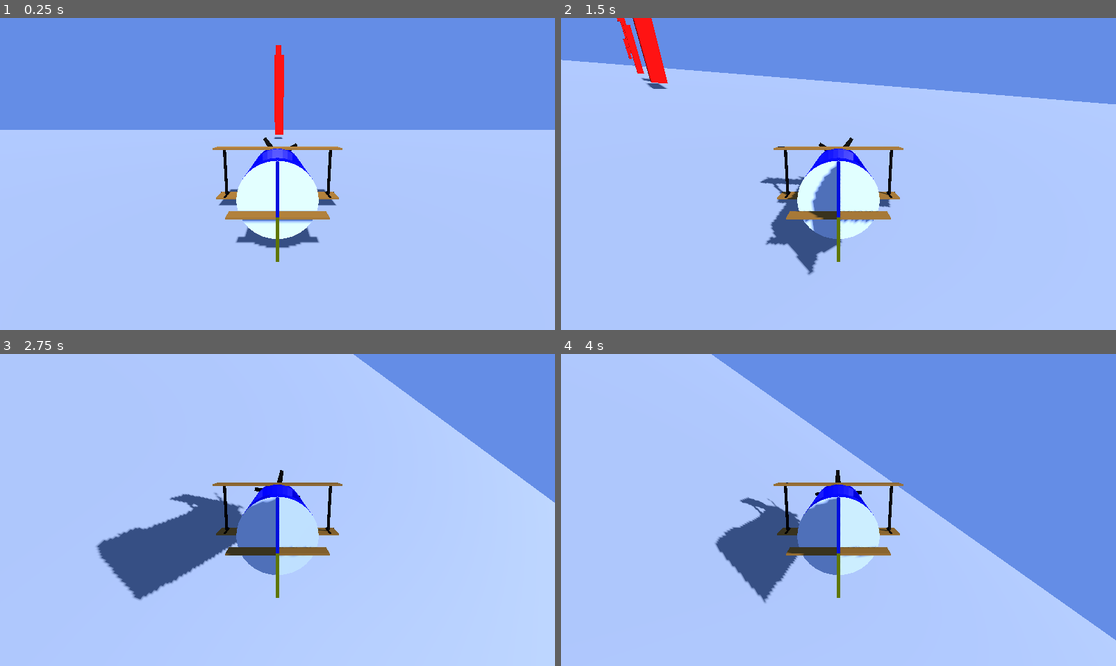
Above: before the commit, frames 1-4 (two rows, left to right).
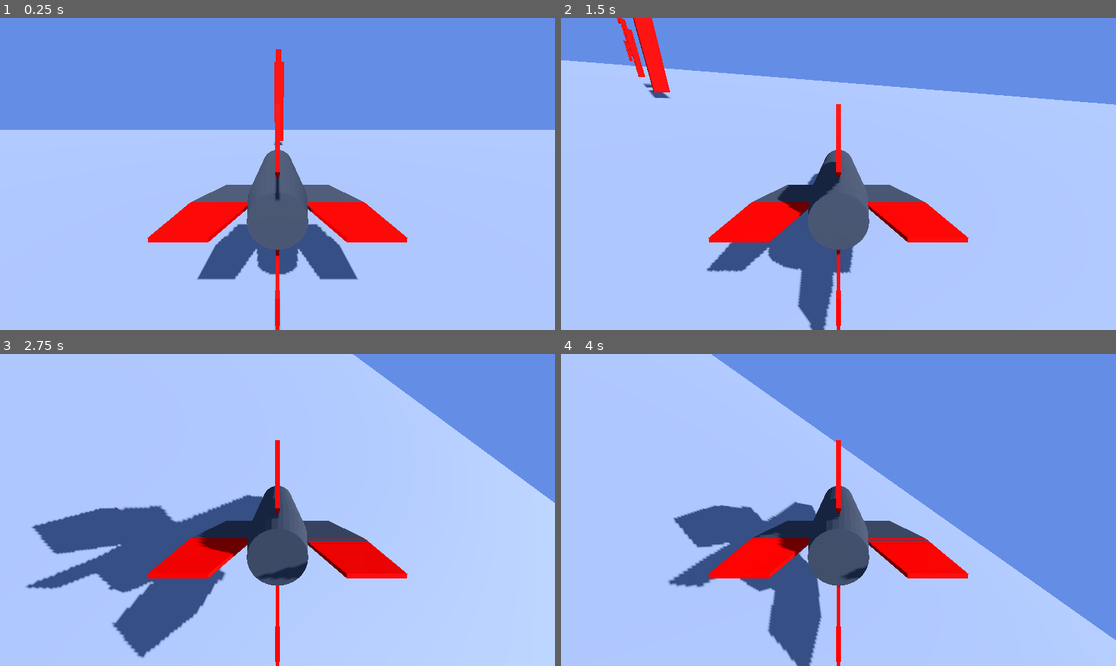
Above: after the commit, the same moments.

Repository: F100cTomas/Flight-Simulator
Game: Godot game, scene res://Scenes/main.tscn
Two runs of this game, one before a commit and one after it. Both use one fixed random seed, a clock stepped at 60 frames per second and the inputs below.
Inputs:
- Up to frame 1 (0.25 s): no input
- Up to frame 2 (1.5 s): hold D (Yaw Right) 0.53-1.28 s; tap E (Roll Clockwise) at 0.6 s; tap Space at 0.77, 1.07 s; tap Q (Roll Counter-Clockwise) at 0.8, 1.35 s; hold W (Pitch Down) from 1.28 s (still down)
- Up to frame 3 (2.75 s): tap Space at 1.52, 1.55, 1.82 s; release W (Pitch Down) at 2.03 s; hold D (Yaw Right) from 2.03 s (still down); hold Space from 2.03 s (still down); tap E (Roll Clockwise) at 2.3 s
- Up to frame 4 (4 s): release D (Yaw Right) at 2.78 s; release Space at 2.78 s; hold S (Pitch Up) 2.78-3.53 s; tap E (Roll Clockwise) at 2.85 s; tap Space at 3.02, 3.32 s; tap Q (Roll Counter-Clockwise) at 3.05, 3.6 s; hold A (Yaw Left) from 3.53 s (still down); hold Space from 3.53 s (still down)

The runs differ from the first frame. In frame 1, 10% of the frame differs, in the area x 26-74%, y 8-100%; in frame 2, 10%; in frame 3, 14%, in the area x 4-100%, y 0-100%; in frame 4, 12%.

Commit message:
Rocket

Diff:
--- a/Scenes/main.tscn
+++ b/Scenes/main.tscn
@@ -1,6 +1,6 @@
 [gd_scene load_steps=6 format=3 uid="uid://c6umuero4euoj"]
 
-[ext_resource type="PackedScene" uid="uid://dho1yxqxxkqv3" path="res://Scenes/airplane.tscn" id="1_8o1ir"]
+[ext_resource type="PackedScene" uid="uid://xnh0vdk8rfp5" path="res://Scenes/rocket.tscn" id="1_e1ykn"]
 [ext_resource type="PackedScene" uid="uid://d1vhm22177j2n" path="res://Scenes/box.tscn" id="2_c5y16"]
 
 [sub_resource type="Environment" id="Environment_mq07e"]
@@ -18,7 +18,7 @@
 
 [node name="Node3D" type="Node3D"]
 
-[node name="Airplane" parent="." instance=ExtResource("1_8o1ir")]
+[node name="Airplane" parent="." instance=ExtResource("1_e1ykn")]
 
 [node name="Camera3D" type="Camera3D" parent="Airplane"]
 transform = Transform3D(1, 0, 0, 0, 0.97722, 0.212229, 0, -0.212229, 0.97722, 0, 2.34362, 6.67472)
--- /dev/null
+++ b/Scenes/rocket.tscn
@@ -0,0 +1,34 @@
+[gd_scene load_steps=6 format=3 uid="uid://xnh0vdk8rfp5"]
+
+[ext_resource type="Script" path="res://Scripts/rocket.gd" id="1_1yfq3"]
+[ext_resource type="PackedScene" uid="uid://dm7bmlf214fys" path="res://Assets/Models/RaketaProvizorni.glb" id="2_gmfcc"]
+
+[sub_resource type="CylinderShape3D" id="CylinderShape3D_jfq8h"]
+height = 9.67618
+radius = 0.988821
+
+[sub_resource type="BoxShape3D" id="BoxShape3D_76iyv"]
+size = Vector3(0.118683, 5.61789, 4.48608)
+
+[sub_resource type="BoxShape3D" id="BoxShape3D_ogl4r"]
+size = Vector3(5.59912, 0.0853271, 4.43744)
+
+[node name="Airplane" type="CharacterBody3D"]
+script = ExtResource("1_1yfq3")
+
+[node name="CollisionShape3D" type="CollisionShape3D" parent="."]
+transform = Transform3D(1, 0, 0, 0, -4.37114e-08, 1, 0, -1, -4.37114e-08, 0, 0.0730613, -3.47582)
+shape = SubResource("CylinderShape3D_jfq8h")
+
+[node name="Timer" type="Timer" parent="."]
+
+[node name="RaketaProvizorni" parent="." instance=ExtResource("2_gmfcc")]
+transform = Transform3D(1, 0, 0, 0, -4.37114e-08, 1, 0, -1, -4.37114e-08, 0, 0, 0)
+
+[node name="CollisionShape3D2" type="CollisionShape3D" parent="."]
+transform = Transform3D(1, 0, 0, 0, 1, 0, 0, 0, 1, -0.0104523, -0.00773621, 0.437866)
+shape = SubResource("BoxShape3D_76iyv")
+
+[node name="CollisionShape3D3" type="CollisionShape3D" parent="."]
+transform = Transform3D(1, 0, 0, 0, 1, 0, 0, 0, 1, 0.0317841, -0.000595093, 0.443634)
+shape = SubResource("BoxShape3D_ogl4r")
--- /dev/null
+++ b/Scripts/rocket.gd
@@ -0,0 +1,76 @@
+extends CharacterBody3D
+
+const EXPLOSION = preload("res://Assets/Sounds/vine-boom.mp3")
+
+const SPEED = 20.0
+const JUMP_VELOCITY = 4.5
+
+func get_particles() -> GPUParticles3D:
+	var particles: GPUParticles3D = GPUParticles3D.new()
+	particles.amount = 10
+	particles.lifetime = 0.3
+	particles.draw_pass_1 = SphereMesh.new()
+	var material: ParticleProcessMaterial = ParticleProcessMaterial.new()
+	material.emission_shape = ParticleProcessMaterial.EMISSION_SHAPE_SPHERE
+	material.emission_sphere_radius = 1.0
+	material.gravity = Vector3(0, -10.0, 0)
+	material.initial_velocity = Vector2(0.0, 30.0)
+	material.direction = Vector3(0.0, 1.0, 0.0)
+	material.spread = 360.0
+	var gradient: Gradient = Gradient.new()
+	gradient.add_point(0.0, Color(0.5, 0.5, 0.5, 1.0))
+	gradient.add_point(1.0, Color(1.0, 0.5, 0.5, 0.0))
+	var gradient_texture: GradientTexture2D = GradientTexture2D.new()
+	gradient_texture.gradient = gradient
+	material.color_ramp = gradient_texture
+	material.color = Color(0.5, 0.5, 0.5)
+	material.scale = Vector2(0.5, 0.5)
+	particles.process_material = material
+	particles.emitting = true
+	return particles
+
+func rot(delta: float) -> void:
+	rotate(global_basis.x, Input.get_axis("Pitch Down", "Pitch Up") * delta)
+	rotate(global_basis.y, Input.get_axis("Yaw Right", "Yaw Left") * delta)
+	rotate(global_basis.z, Input.get_axis("Roll Clockwise", "Roll Counter-Clockwise") * delta)
+
+func destroy(object) -> void:
+	if object is RigidBody3D:
+		for b in object.get_colliding_bodies():
+			b.wake_up()
+	var particles : GPUParticles3D = get_particles()
+	particles.position = object.position
+	object.add_sibling(particles)
+	object.queue_free()
+	var timer: Timer = Timer.new()
+	timer.wait_time = 0.5
+	timer.one_shot = true
+	var timeout = func() -> void:
+		particles.queue_free()
+	timer.connect("timeout", timeout)
+	particles.add_child(timer)
+	var audio_player: AudioStreamPlayer3D = AudioStreamPlayer3D.new()
+	audio_player.stream = EXPLOSION
+	particles.add_child(audio_player)
+	timer.start()
+	audio_player.play()
+
+func _physics_process(delta: float) -> void:
+	rot(delta)
+	if not is_on_floor():
+		velocity += get_gravity() * delta
+	else:
+		velocity *= 0.9
+	if Input.is_key_pressed(KEY_SPACE):
+		var direction: Vector3 = -global_basis.z.normalized() + global_basis.y.normalized() / 2
+		velocity += direction * delta * SPEED
+	velocity *= 0.99
+	if move_and_slide():
+		for i in get_slide_collision_count():
+			var body = get_slide_collision(i).get_collider()
+			if body is RigidBody3D:
+				destroy(body)
+				# var cam: Camera3D = $Camera3D
+				# remove_child(cam)
+				# $"..".add_child(cam)
+				# destroy(self)
Not shown, added: Assets/Models/RaketaProvizorni.glb.import
